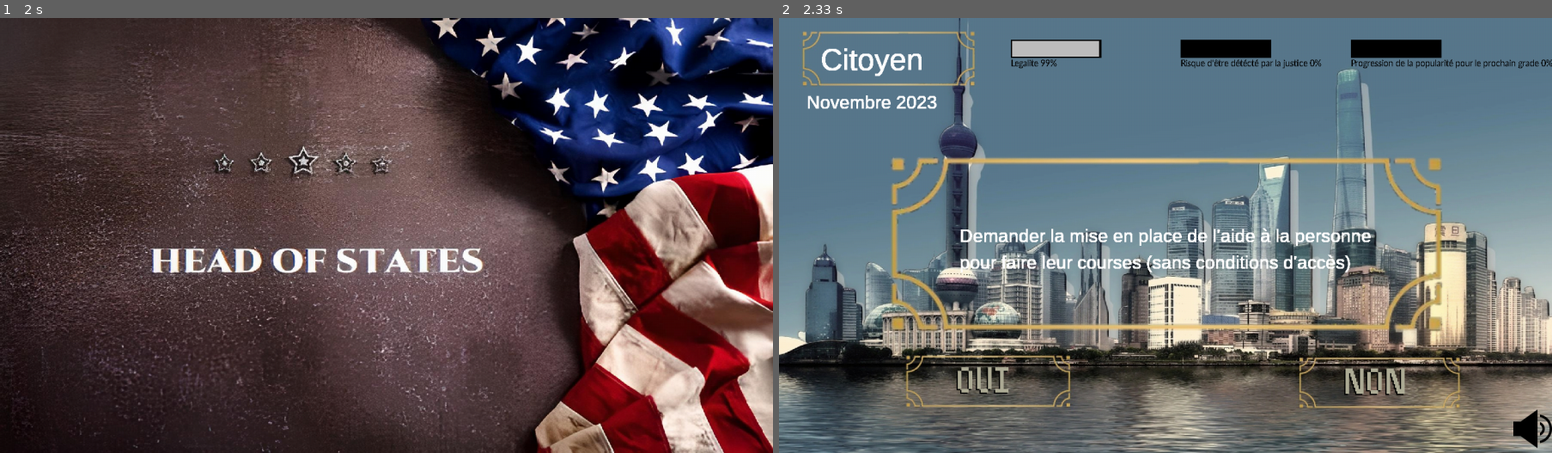
Above: before the commit, frames 1-2 (left to right).
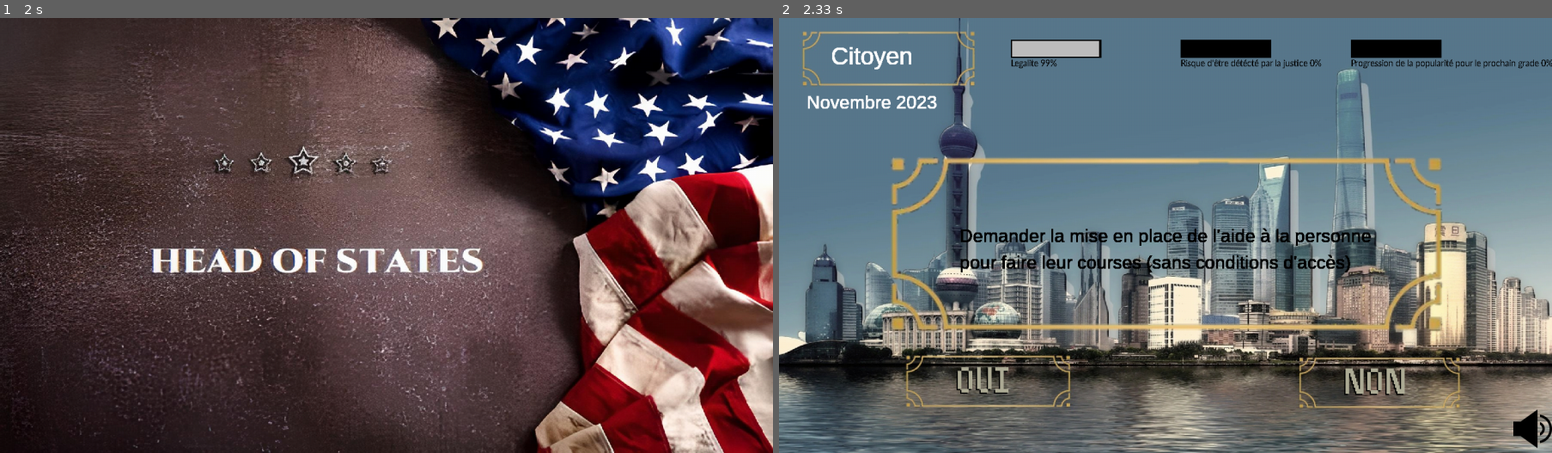
Above: after the commit, the same moments.

Repository: QuentinBubu/trophees-nsi-2022
Game: pygame game, started from main.py
Two runs of this game, one before a commit and one after it. Both use one fixed random seed, a clock stepped at 60 frames per second and the inputs below.
Inputs (mouse positions are in pixels of both pictures, inside the frame that each line leads up to):
- Up to frame 1 (2 s): press the mouse at (363, 161) at 1.87 s; move the mouse to (517, 279) at 1.97 s
- Up to frame 2 (2.33 s): release the mouse at (1459, 400) at 2.1 s; click (1057, 144) at 2.22 s

Frame 1 is identical in both runs. In frame 2, 1.9% of the frame differs, in the area x 5-77%, y 6-59%.

Commit message:
Fix: bug des accents

Diff:
--- a/main.py
+++ b/main.py
@@ -136,8 +136,8 @@
             sound[screen.music].actualiser(screen)
             sound[screen.music].set_clicked(False)
             # Et on remplace par les nouvelles infos
-            afficher_text(g.grade.capitalize(), screen, screen.font50, GRADE, (0.12, 0.055))
-            afficher_text(evenement[1]['titre'], screen, screen.font, EVENT)
+            afficher_text(g.grade.capitalize(), screen, screen.font40, GRADE, (0.12, 0.055))
+            afficher_text(evenement[1]['titre'], screen, screen.font, EVENT, (0.5, 0.5), True, NOIR)
             afficher_text(g.jauges.temps.get_date(), screen, screen.font, DATE, (0.12, 0.17))
             jauge_leg.remplissage(g.jauges.legalite.get_leg(),100)
             jauge_jus.remplissage(g.jauges.justice.get_jus(), 100)
--- a/pygameSettings.py
+++ b/pygameSettings.py
@@ -50,7 +50,7 @@
             (haut * screen_taille[1]) + ((el_taille[1]) / 2) - nb_el / 2 * el_taille[1] - (INTERLIGNE * sum([i for i in range(nb_el - 1)]) / 2) / 2
         )
 
-def afficher_text(text, screen, font, nom, position = (0.5, 0.5), antialias = True, color = BLANC, background = None, alpha = 255):
+def afficher_text(text:str, screen, font:str, nom:str, position:tuple = (0.5, 0.5), antialias:bool = True, color:tuple = BLANC, background:tuple = None, alpha:int = 255):
     """Affiche proprement un texte sur l'écran
 
     Args:
@@ -60,8 +60,8 @@
         nom (str): nom
         position (tuple, optionel): Postion sur la fenêtre. Par défaut (0.5, 0.5).
         antialias (bool, optionel): _description_. Par défaut True.
-        color (str, optionel): couleur du texte. Par défaut BLANC.
-        background (______________, optionel): arrière plan. Par défaut None.
+        color (tuple, optionel): couleur du texte. Par défaut BLANC.
+        background (tuple, optionel): arrière plan. Par défaut None.
         alpha (int, optionel): couleur invisible. Par défaut 255.
 
     Returns:
--- a/src/listeEvenement.py
+++ b/src/listeEvenement.py
@@ -24,13 +24,13 @@
     dict_presidentnation = {}
 
     def __init__(self, grade):                     #Importation des fichiers json pour les dictionnaires des évènements
-        with open('src/utils/events/citoyen.json')         as f: self.dict_citoyen         = load(f)
-        with open('src/utils/events/maire.json')           as f: self.dict_maire           = load(f)
-        with open('src/utils/events/depute.json')          as f: self.dict_depute          = load(f)
-        with open('src/utils/events/depRegion.json')       as f: self.dict_depregion       = load(f)
-        with open('src/utils/events/ministre.json')        as f: self.dict_ministre        = load(f)
-        with open('src/utils/events/president.json')       as f: self.dict_president       = load(f)
-        with open('src/utils/events/presidentNation.json') as f: self.dict_presidentnation = load(f)
+        with open('src/utils/events/citoyen.json',         encoding='utf-8') as f: self.dict_citoyen         = load(f)
+        with open('src/utils/events/maire.json',           encoding='utf-8') as f: self.dict_maire           = load(f)
+        with open('src/utils/events/depute.json',          encoding='utf-8') as f: self.dict_depute          = load(f)
+        with open('src/utils/events/depRegion.json',       encoding='utf-8') as f: self.dict_depregion       = load(f)
+        with open('src/utils/events/ministre.json',        encoding='utf-8') as f: self.dict_ministre        = load(f)
+        with open('src/utils/events/president.json',       encoding='utf-8') as f: self.dict_president       = load(f)
+        with open('src/utils/events/presidentNation.json', encoding='utf-8') as f: self.dict_presidentnation = load(f)
         self.grade = grade
 
 ##########################GETTER ET SETTER###########################
@@ -70,7 +70,7 @@
         if len(self.dict_depregion) == 0:
             return False, FIN_DICT_VIDE
         event = choice(list(self.dict_depregion.items()))
-        del self.depregion[event[0]]
+        del self.dict_depregion[event[0]]
         return event
 
     def ministre(self):
--- a/src/screen.py
+++ b/src/screen.py
@@ -17,7 +17,7 @@
         Arguments : screen (Pygame) : fenêtre
                     clock (Pygame) : Fréquence (FPS)
                     font (Pygame) : Police d'écriture
-                    font50 (Pygame) : Police d'écriture taille 50
+                    font40 (Pygame) : Police d'écriture taille 50
                     set_caption (Pygame) : Titre de la fenêtre
                     set_fond(Pygame) : Fond de la fenêtre en premier lieu
         """
@@ -29,7 +29,7 @@
         self.clock = pygame.time.Clock()
         self.set_logo('image/logo.png')
         self.font = pygame.font.SysFont('Arial', 30)
-        self.font50 = pygame.font.SysFont('Arial', 50)
+        self.font40 = pygame.font.SysFont('Arial', 40)
 
 ###################GETTER, SETTER, ADD ET REMOVE##################################
 
@@ -98,7 +98,7 @@
         for sprite in self.get_all_sprites():
             self.remove_sprite(sprite)
         self.screen.fill((255,0,0))
-        afficher_text("ERREUR\n" + text + "\nPRESSEZ UNE TOUCHE", self, self.font50, 'ERROR')
+        afficher_text("ERREUR\n" + text + "\nPRESSEZ UNE TOUCHE", self, self.font40, 'ERROR')
         pygame.display.flip()
         stop = False
         while not stop:
--- a/src/utils/events/depute.json
+++ b/src/utils/events/depute.json
@@ -2,12 +2,12 @@
     "event1": {
         "titre": "faire avancer diférents projets de loi\nmême si vous êtes pas en accord avec?",
         "oui": {
-            "pop": 30000,
+            "pop": 500000,
             "legalite": 50,
             "temps": 1
         },
         "non": {
-            "pop": 4000,
+            "pop": 750000,
             "legalite": 50,
             "temps": 1
         }
@@ -15,12 +15,12 @@
     "event2": {
         "titre": "prendre un arrêter prefectoral pour empêcher\nles voitures dans les grandes villes les week-end",
         "oui": {
-            "pop": 30000,
+            "pop": 200000,
             "legalite": 50,
             "temps": 1
         },
         "non": {
-            "pop": 3000,
+            "pop": 450000,
             "legalite": 50,
             "temps": 1
         }
@@ -28,12 +28,12 @@
     "event3": {
         "titre": "attaquer en justice les grandes firmes",
         "oui": {
-            "pop": 3000,
+            "pop": 350000,
             "legalite": 50,
             "temps": 1
         },
         "non": {
-            "pop": 600,
+            "pop": 550000,
             "legalite": 50,
             "temps": 1
         }
@@ -41,12 +41,12 @@
     "event4": {
         "titre": "menez une action contre la maltraitence infantile",
         "oui": {
-            "pop": 250000,
+            "pop": 800000,
             "legalite": 50,
             "temps": 1
         },
         "non": {
-            "pop": 500,
+            "pop": -200000,
             "legalite": 50,
             "temps": 1
         }
@@ -54,38 +54,38 @@
     "event5": {
         "titre": "réduire l'enveloppe extra-scolaire pour augmenter\ncelle du salaire des employés scolaires",
         "oui": {
-            "pop": 7000,
+            "pop": 100000,
             "legalite": 50,
             "temps": 1
         },
         "non": {
-            "pop": 3000,
+            "pop": 2500000,
             "legalite": 50,
             "temps": 1
         }
     },
     "event6": {
-        "titre": "budjet",
+        "titre": "augmenter le budjet des petites communes",
         "oui": {
-            "pop": 4000,
+            "pop": 450000,
             "legalite": 50,
             "temps": 1
         },
         "non": {
-            "pop": 5000,
+            "pop": 200000,
             "legalite": 50,
             "temps": 1
         }
     },
     "event7": {
-        "titre": "parite",
+        "titre": "mener des actions contre la parité",
         "oui": {
-            "pop": 170000,
+            "pop": -500000,
             "legalite": 50,
             "temps": 1
         },
         "non": {
-            "pop": 600,
+            "pop": 200000,
             "legalite": 50,
             "temps": 1
         }
Binary file added: image/Utile - non usee/citoyen.jpg
Binary file removed: image/logo_500x500_philigram.jpg
Binary file changed: image/temp_debut.jpg
